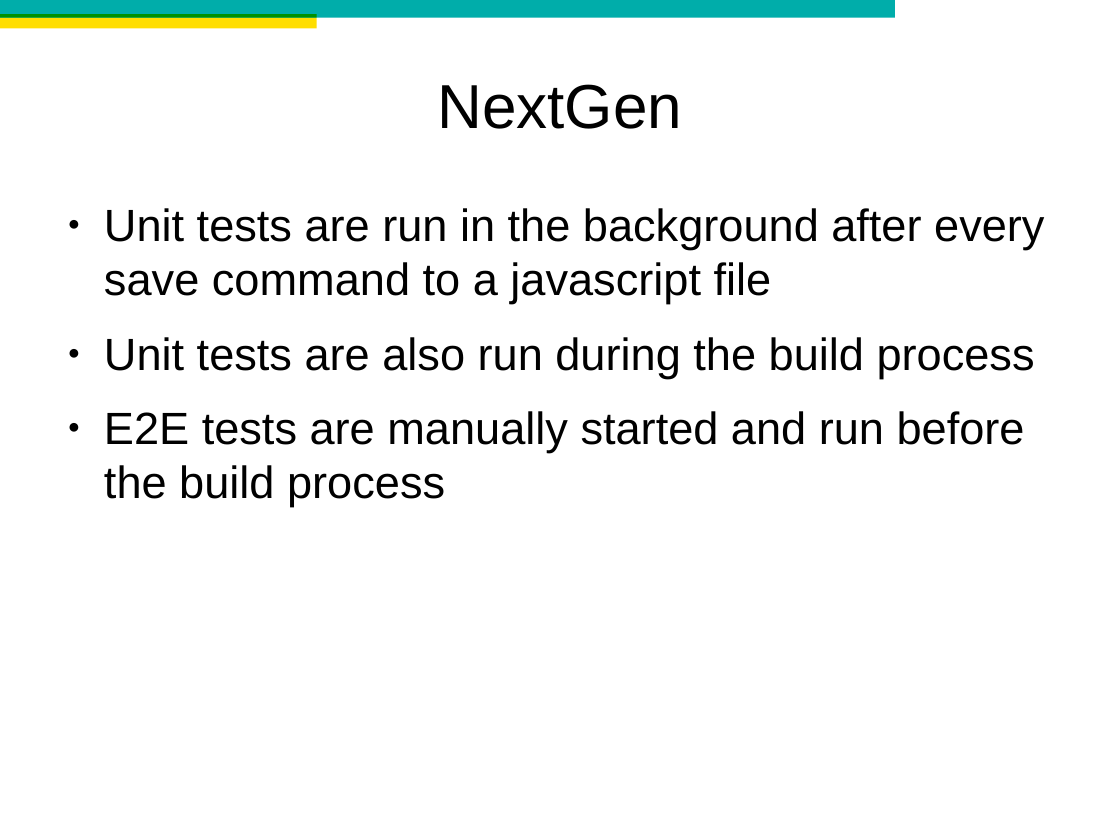
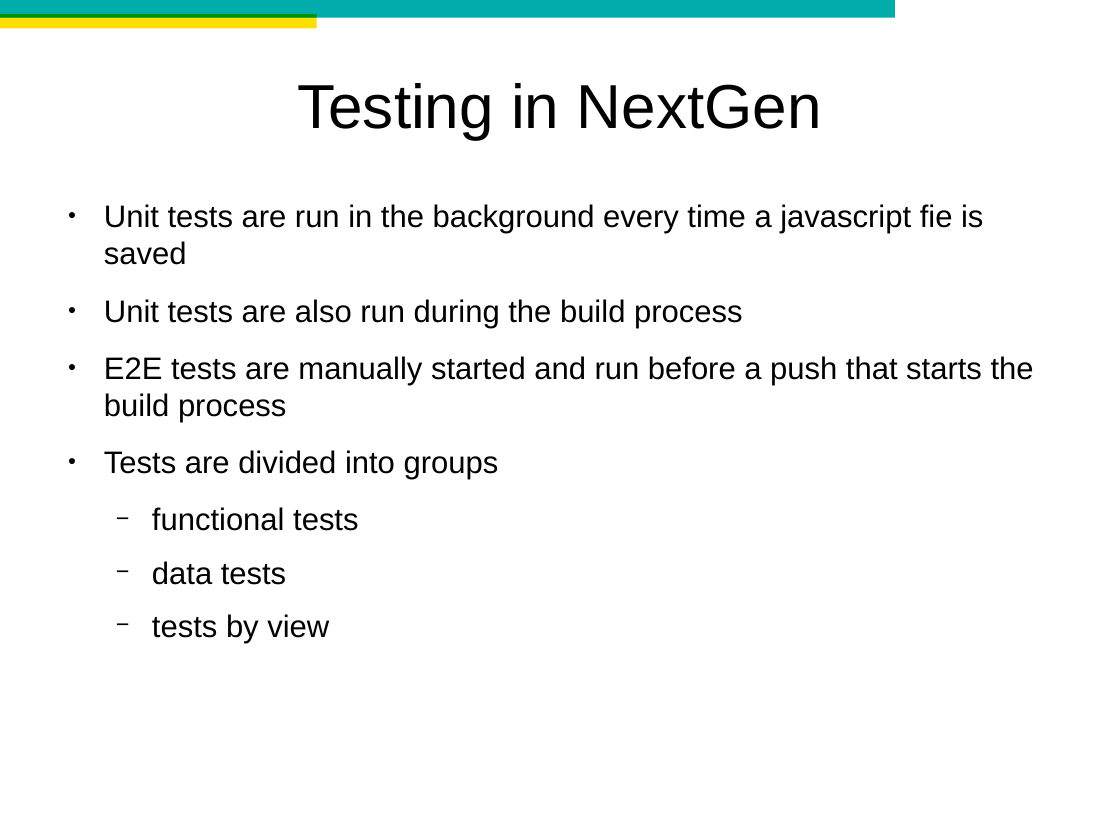
Before and after one commit to mgable/QA-demo, a slide deck: slide 9 of presentation/QA demo.odp (slide 11 before the commit). Drawn at 1120x840 pixels with LibreOffice and Linux fonts; fonts in the diff are those of the drawing; background and template pictures are left out. Boxes give left, top, right and bottom in pixels: in the first picture for what was removed or moved away, otherwise in the second. Text is boxed around its words. In the diff, an @@ line names an element or a change of style, - is before the commit and + after.

```diff
--- a/presentation/QA demo.odp
+++ b/presentation/QA demo.odp
@@ title at [297, 83, 822, 139]: text changed @@
-NextGen
+Testing in NextGen
@@ text at [104, 204, 983, 265]: text changed; size 32 to 22 pt @@
-● Unit tests are run in the background after every save command to a javascript file
+● Unit tests are run in the background every time a javascript fie is saved
@@ text at [104, 299, 742, 328]: size 32 to 22 pt in "Unit tests are also run during the ..." @@
@@ text at [104, 356, 1034, 643]: text changed; size 32 to 22 pt @@
-● E2E tests are manually started and run before the build process
+● E2E tests are manually started and run before a push that starts the build process
+● Tests are divided into groups
+  − functional tests
+  − data tests
+  − tests by view
```
Also in this commit, not shown: 6 other slides changed, 2 slides removed, 4 other files.
